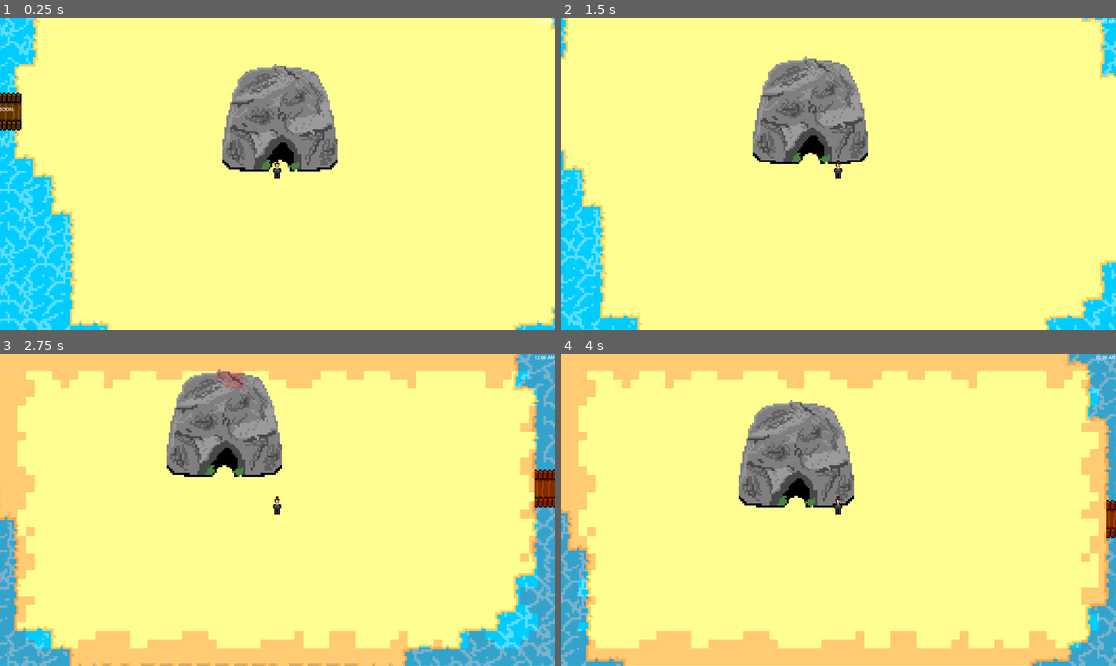
Above: before the commit, frames 1-4 (two rows, left to right).
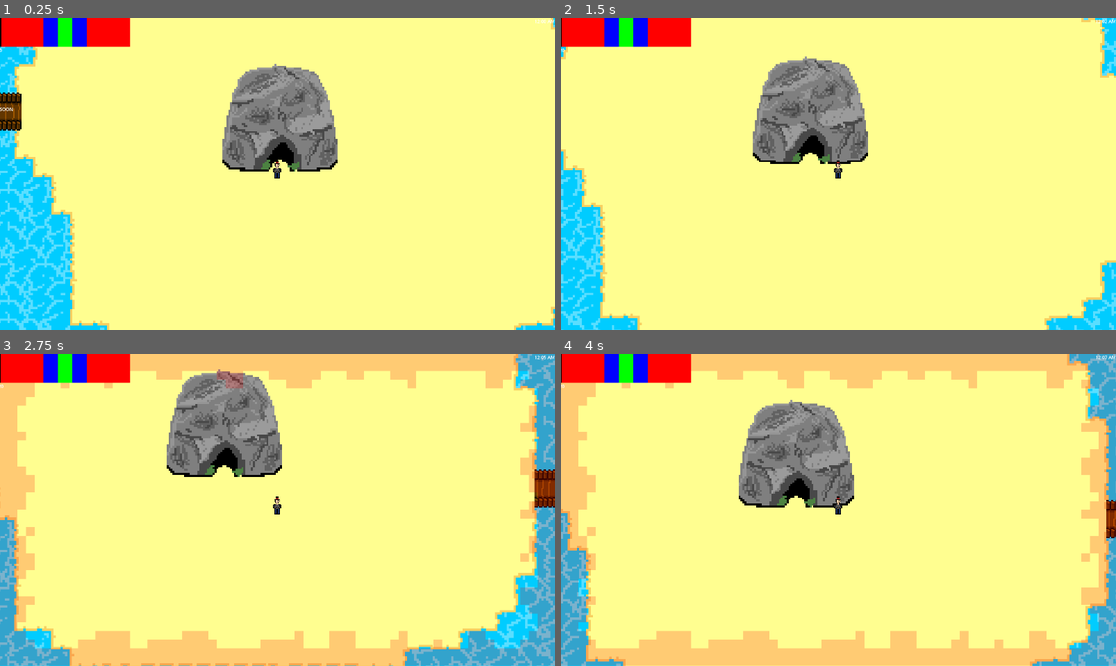
Above: after the commit, the same moments.

Repository: SIN-Studios/Greed
Game: Godot game, scene res://Levels/main_level.tscn
Same seed, same stepped clock (60 frames per second), same inputs: the game is played once before the commit and once after it.
Inputs (mouse positions are in pixels of both pictures, inside the frame that each line leads up to):
- Up to frame 1 (0.25 s): no input
- Up to frame 2 (1.5 s): tap Enter at 0.5 s; move the mouse to (960, 158) at 0.52 s; hold D (move_right) 0.53-1.28 s; tap Left (eat, bound only after the commit) at 0.6 s; tap Right (starve, bound only after the commit) at 0.8, 1.35 s; move the mouse to (727, 189) at 1.27 s; hold S (move_backward) from 1.28 s (still down)
- Up to frame 3 (2.75 s): tap Left (eat, bound only after the commit) at 1.55 s; move the mouse to (333, 441) at 2.02 s; release S (move_backward) at 2.03 s; hold D (move_right) from 2.03 s (still down); tap Up (damage) at 2.1 s; tap Right (starve, bound only after the commit) at 2.3 s
- Up to frame 4 (4 s): move the mouse to (810, 572) at 2.77 s; release D (move_right) at 2.78 s; hold W (move_forward) 2.78-3.53 s; tap E (interact) at 2.85 s; tap Left (eat, bound only after the commit) at 3.05 s; move the mouse to (1005, 556) at 3.52 s; hold A (move_left) from 3.53 s (still down); click (1005, 556) at 3.6 s; tap Right (starve, bound only after the commit) at 3.8 s

The runs differ from the first frame. In frame 1, 2.2% of the frame differs, in the area x 0-24%, y 0-11%; in frame 2, 2.2%, in the area x 0-99%, y 0-11%; in frame 3, 2.2%; in frame 4, 2.2%.

Commit message:
calorie tracker

Diff:
--- /dev/null
+++ b/Project/Scripts/calorie_manager.gd
@@ -0,0 +1,10 @@
+extends Node
+
+var calories: int
+var max_calories
+
+func _ready() -> void:
+	SignalManager.player_update_calories.connect(player_update_calories)
+
+func player_update_calories(amount):
+	calories += amount
--- a/Project/Scripts/keybind_manager.gd
+++ b/Project/Scripts/keybind_manager.gd
@@ -6,3 +6,9 @@
 
 	if Input.is_action_just_pressed("damage"):
 		SignalManager.player_take_damage.emit(20)
+
+	if Input.is_action_just_pressed("eat"):
+		SignalManager.player_update_calories.emit(20)
+
+	if Input.is_action_just_pressed("starve"):
+		SignalManager.player_update_calories.emit(-20)
--- a/Project/Scripts/signal_manager.gd
+++ b/Project/Scripts/signal_manager.gd
@@ -5,3 +5,4 @@
 signal player_knife_attack
 signal player_picks_up_item
 signal player_use_weapon
+signal player_update_calories
--- a/Project/Scripts/time_manager.gd
+++ b/Project/Scripts/time_manager.gd
@@ -9,7 +9,7 @@
 var minutes: int
 var am_pm: String = "AM"
 
-const timescale = 144 # 10 irl minutes
+const timescale = 120 # 12 irl minutes per day (1440/time for day = timescale)
 
 func _process(delta: float) -> void:
 	@warning_ignore_start("integer_division")
--- a/Project/UI/UI_manager.tscn
+++ b/Project/UI/UI_manager.tscn
@@ -2,6 +2,7 @@
 
 [ext_resource type="PackedScene" uid="uid://ddnd6vp0bj34k" path="res://UI/health.tscn" id="1_xiym8"]
 [ext_resource type="PackedScene" uid="uid://cgcs65u18fitb" path="res://UI/clock.tscn" id="2_bcnh8"]
+[ext_resource type="PackedScene" uid="uid://cqb2i6lpoayoi" path="res://UI/calorie_tracker.tscn" id="3_6a3h1"]
 
 [node name="UI_manager" type="CanvasLayer" unique_id=707474778]
 
@@ -10,3 +11,5 @@
 offset_bottom = -1.0
 
 [node name="clock" parent="." unique_id=1667837152 instance=ExtResource("2_bcnh8")]
+
+[node name="calorie_tracker" parent="." unique_id=345403893 instance=ExtResource("3_6a3h1")]
--- /dev/null
+++ b/Project/UI/calorie_bar.gd
@@ -0,0 +1,5 @@
+extends Control
+
+func _process(_delta: float) -> void:
+	$indicator/count.text = str(CalorieManager.calories)
+	$indicator.position.x = CalorieManager.calories / 10
--- /dev/null
+++ b/Project/UI/calorie_tracker.tscn
@@ -0,0 +1,70 @@
+[gd_scene format=3 uid="uid://cqb2i6lpoayoi"]
+
+[ext_resource type="Script" uid="uid://cwxro8hoibbr5" path="res://UI/calorie_bar.gd" id="1_nyf7h"]
+
+[node name="calorie_tracker" type="Control" unique_id=345403893]
+layout_mode = 3
+anchors_preset = 15
+anchor_right = 1.0
+anchor_bottom = 1.0
+grow_horizontal = 2
+grow_vertical = 2
+
+[node name="calorie_bar" type="Control" parent="." unique_id=1025573919]
+layout_mode = 1
+anchors_preset = 0
+script = ExtResource("1_nyf7h")
+
+[node name="red" type="ColorRect" parent="calorie_bar" unique_id=919555368]
+layout_mode = 1
+anchors_preset = 15
+anchor_right = 1.0
+anchor_bottom = 1.0
+offset_right = 450.0
+offset_bottom = 100.0
+grow_horizontal = 2
+grow_vertical = 2
+pivot_offset_ratio = Vector2(0.5, 0.5)
+color = Color(1, 0, 0, 1)
+
+[node name="blue" type="ColorRect" parent="calorie_bar" unique_id=1667522286]
+layout_mode = 0
+offset_left = 150.0
+offset_right = 300.0
+offset_bottom = 100.0
+pivot_offset_ratio = Vector2(0.5, 0.5)
+color = Color(0, 0, 1, 1)
+
+[node name="green" type="ColorRect" parent="calorie_bar" unique_id=729562535]
+layout_mode = 0
+offset_left = 200.0
+offset_right = 250.0
+offset_bottom = 100.0
+pivot_offset_ratio = Vector2(0.5, 0.5)
+color = Color(0, 1, 0, 1)
+
+[node name="indicator" type="ColorRect" parent="calorie_bar" unique_id=1842544812]
+layout_mode = 0
+offset_right = 5.0
+offset_bottom = 100.0
+pivot_offset_ratio = Vector2(0.5, 0.5)
+color = Color(0, 0, 0, 1)
+
+[node name="count" type="Label" parent="calorie_bar/indicator" unique_id=1078173591]
+layout_mode = 1
+anchors_preset = 7
+anchor_left = 0.5
+anchor_top = 1.0
+anchor_right = 0.5
+anchor_bottom = 1.0
+offset_left = -14.0
+offset_right = 14.0
+offset_bottom = 23.0
+grow_horizontal = 2
+grow_vertical = 0
+pivot_offset_ratio = Vector2(0.5, 0.5)
+horizontal_alignment = 1
+vertical_alignment = 1
+max_lines_visible = 1
+visible_characters = 4
+visible_ratio = 1.3333334
--- a/Project/project.godot
+++ b/Project/project.godot
@@ -21,6 +21,7 @@
 KeybindManager="*uid://bkfpudwva2ppb"
 UIManager="*uid://xscywnuh0gsm"
 TimeManager="*uid://bgfbr7g6046ss"
+CalorieManager="*uid://cypj8kjnt41fh"
 
 [display]
 
@@ -81,6 +82,16 @@
 "events": [Object(InputEventKey,"resource_local_to_scene":false,"resource_name":"","device":-1,"window_id":0,"alt_press …(195 unchanged characters)…
 ]
 }
+eat={
+"deadzone": 0.2,
+"events": [Object(InputEventKey,"resource_local_to_scene":false,"resource_name":"","device":-1,"window_id":0,"alt_pressed":false,"shift_pressed":false,"ctrl_pressed":false,"meta_pressed":false,"pressed":false,"keycode":0,"physical_keycode":4194319,"key_label":0,"unicode":0,"location":0,"echo":false,"script":null)
+]
+}
+starve={
+"deadzone": 0.2,
+"events": [Object(InputEventKey,"resource_local_to_scene":false,"resource_name":"","device":-1,"window_id":0,"alt_pressed":false,"shift_pressed":false,"ctrl_pressed":false,"meta_pressed":false,"pressed":false,"keycode":0,"physical_keycode":4194321,"key_label":0,"unicode":0,"location":0,"echo":false,"script":null)
+]
+}
 
 [layer_names]
 
Not shown, added: Project/Scripts/calorie_manager.gd.uid
Not shown, added: Project/UI/calorie_bar.gd.uid
